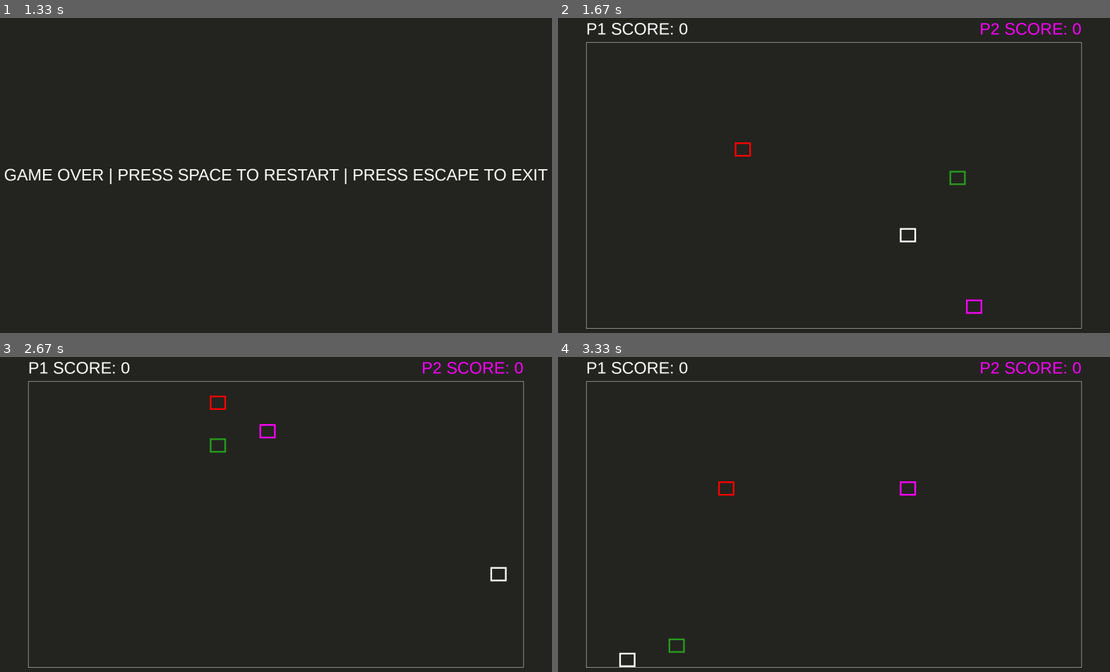
Above: before the commit, frames 1-4 (two rows, left to right).
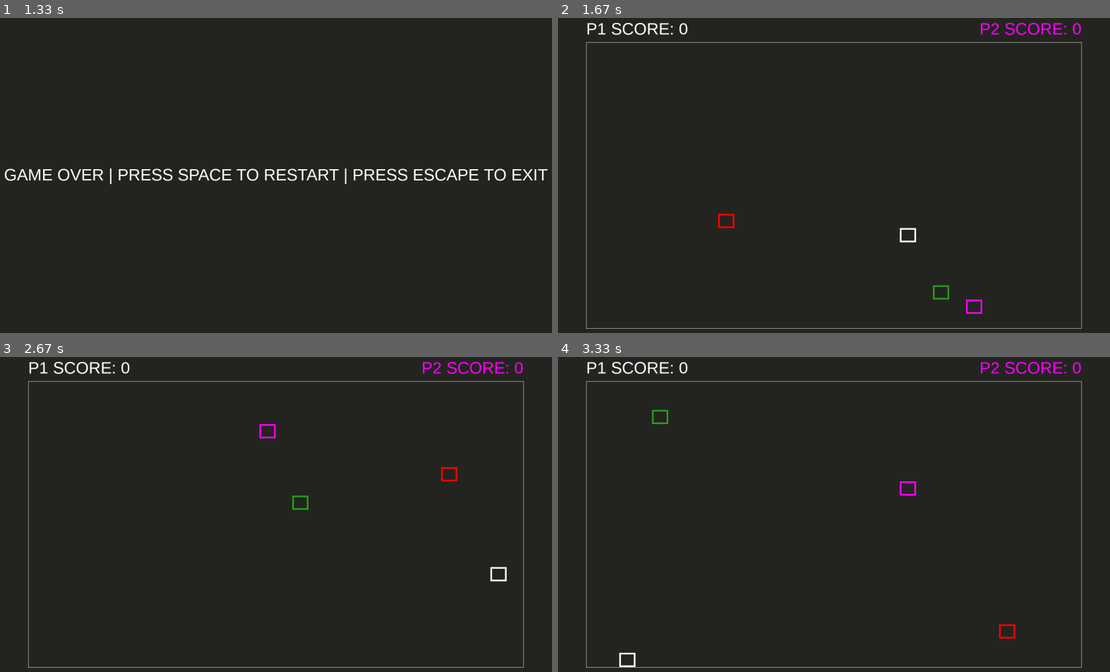
Above: after the commit, the same moments.

Repository: jorenchik/snake-pygame
Game: pygame game, started from index.py
The game is run twice, just before and just after one commit, with the same random seed, the same clock (stepped at 60 frames per second) and the same inputs.
Inputs:
- Up to frame 1 (1.33 s): tap W at 0.33, 1 s; tap A at 0.67 s
- Up to frame 2 (1.67 s): tap Space at 1.33 s
- Up to frame 3 (2.67 s): tap S at 1.67 s; hold Right 2-2.47 s; tap Space at 2.07, 2.37, 2.57 s; hold Up from 2.5 s (still down); hold W from 2.5 s (still down)
- Up to frame 4 (3.33 s): release Up at 2.8 s; release W at 2.8 s; hold Right 2.83-3.3 s; hold D 2.83-3.3 s; tap Space at 2.9, 3.2 s

Frame 1 is identical in both runs. In frame 2, 0.3% of the frame differs, in the area x 29-74%, y 39-90%; in frame 3, 0.3%, in the area x 37-83%, y 12-49%; in frame 4, 0.3%.

Commit message:
Refactor

Diff:
--- a/game.py
+++ b/game.py
@@ -18,13 +18,11 @@
     def __init__(self, isPoisonous:bool=False):
         pos = game.getRandomAvailablePos()
         self.type = 'food' if not isPoisonous else 'poison'
-        if pos:
-            self.pos = (pos[0],pos[1])
+        if pos: self.pos = (pos[0],pos[1])
         else:
             game.gameWon = True
             self.pos = (rd.randint(1,rectDims[0]-1),rd.randint(1,rectDims[1]-1))
-        self.x = game.getCoords(self.pos)[0]
-        self.y = game.getCoords(self.pos)[1]
+        self.x, self.y = game.getCoords(self.pos)[0], game.getCoords(self.pos)[1]
         self.poisonous = isPoisonous
         # Appearance
         self.rect = pg.Rect(self.x,self.y,game.playfield.rectSize[0],game.playfield.rectSize[1])
@@ -33,20 +31,15 @@
 class SnakePart():
     def __init__(self,type,snakeIndex,color,prevMoveMoment=False,pos=False,velocity=False):
         # General props
-        self.type = type
-        self.snakeIndex = snakeIndex
+        self.type, self.snakeIndex = type, snakeIndex
         # Physical props
         self.pos = (pos[0] if pos else rd.randint(1,rectDims[0]-1),pos[1] if pos else rd.randint(1,rectDims[1]-1))
-        self.prevPos = pos
-        self.prevVelocity = velocity
-        self.x = game.getCoords(self.pos)[0]
-        self.y = game.getCoords(self.pos)[1]
+        self.prevPos, self.prevVelocity = pos, velocity
+        self.x, self.y = game.getCoords(self.pos)[0], game.getCoords(self.pos)[1]
         self.velocity = pg.Vector2(4,0) if not velocity else velocity
         self.prevMoveMoment = False if not prevMoveMoment else prevMoveMoment
-        if self.velocity.length() > 0:
-            self.movementPeriod = 1/self.velocity.length()
-        else:
-            self.movementPeriod = False
+        if self.velocity.length() > 0: self.movementPeriod = 1/self.velocity.length()
+        else: self.movementPeriod = False
         # Appearance
         self.rect = pg.Rect(self.x,self.y,game.playfield.rectSize[0],game.playfield.rectSize[1])
         self.color = color
@@ -77,43 +70,31 @@
         # Clock
         self.clock = pg.time.Clock()
         self.prevTime = t.time()
-        self.now = False
         self.fps = fps
-        self.dt = False
-        self.previousDirChange = False
+        self.now,self.dt,self.previousDirChange = False,False,False
         # State fields
         self.active = True
         # Rects
-        self.sidePadding = round((1-playfieldSize[0])/2, 3)
-        self.topPadding = round((1-playfieldSize[1])/2, 3)
+        self.sidePadding, self.topPadding = round((1-playfieldSize[0])/2, 3), round((1-playfieldSize[1])/2, 3)
         self.topBorder = pg.Rect(self.SCREEN_WIDTH*self.sidePadding,self.SCREEN_HEIGHT*(self.topPadding)+self.SCREEN_HEIGHT*playfieldYOffset,self.SCREEN_WIDTH*playfieldSize[0],1)
         self.bottomBorder = pg.Rect(self.SCREEN_WIDTH*self.sidePadding,self.SCREEN_HEIGHT*(playfieldSize[1]+self.topPadding)+self.SCREEN_HEIGHT*playfieldYOffset,self.SCREEN_WIDTH*playfieldSize[0],1)
         self.leftBorder = pg.Rect(self.SCREEN_WIDTH*self.sidePadding,self.SCREEN_HEIGHT*self.topPadding+self.SCREEN_HEIGHT*playfieldYOffset,1,self.SCREEN_HEIGHT*(playfieldSize[1]))
         self.rightBorder = pg.Rect(self.SCREEN_WIDTH*(playfieldSize[0]+self.sidePadding),self.SCREEN_HEIGHT*self.topPadding+self.SCREEN_HEIGHT*playfieldYOffset,1,self.SCREEN_HEIGHT*playfieldSize[1])
         # Playfield
         self.playfield = playfield
-        self.occupiedPositions = []
-        self.availablePositions = []
+        self.occupiedPositions, self.availablePositions = [],[]
         self.getAvailablePositions()
-        # Snake parts
-        self.snakeParts = []
-        # Foods
-        self.foods = []
-        # Events
-        self.events = []
+        self.snakeParts, self.foods, self.events = [],[],[]
         # State
-        self.snakeAlive = True
-        self.gameWon = False
+        self.snakeAlive, self.gameWon = True, False
         # Score
         self.score1Pos = (self.SCREEN_WIDTH*self.sidePadding,(self.SCREEN_HEIGHT*(self.topPadding)+self.SCREEN_HEIGHT*playfieldYOffset)/2)
         self.score2Pos = (self.SCREEN_WIDTH-self.SCREEN_WIDTH*self.sidePadding,(self.SCREEN_HEIGHT*(self.topPadding)+self.SCREEN_HEIGHT*playfieldYOffset)/2)
-        self.player1Score = 0
-        self.player2Score = 0
+        self.player1Score, self.player2Score = 0, 0
     def setBackground(self):
-        if type(self.background).__name__ == 'tuple':
-            self.screen.fill(self.background)
-        if type(self.background).__name__ == 'PosixPath':
-            self.screen.blit(pg.transform.scale(pg.image.load(background), (self.SCREEN_WIDTH,self.SCREEN_HEIGHT)),(0,0))
+        if type(self.background).__name__ == 'tuple': self.screen.fill(self.background)
+        if type(self.background).__name__ == 'PosixPath': self.screen.blit(pg.transform.scale(pg.image.load(background), (self.SCREEN_WIDTH,self.SCREEN_HEIGHT)),(0,0))
+        return self
     def update(self):
         pg.display.update()
     def getEvents(self):
@@ -132,24 +113,18 @@
         return False
     def onUpdate(self):
         # Deltatime
-        self.setBackground()
-        self.clock.tick(self.fps)
+        self.setBackground().clock.tick(self.fps)
         self.now = t.time()
-        self.dt = (self.now - self.prevTime) * 1000
-        self.prevTime = self.now
+        self.prevTime, self.dt = self.now, (self.now - self.prevTime) * 1000
         # Get events
         self.events = self.getEvents()
         # Determines occupied positions on the playfield
         if self.active:
-            self.occupiedPositions = []
-            for snakePart in self.snakeParts:
-                self.occupiedPositions.append(snakePart.pos)
-            for food in self.foods:
-                self.occupiedPositions.append(food.pos)
+            self.occupiedPositions = [self.snakeParts, self.foods]
             self.getAvailablePositions()
+        return self
     def moveSnakePart(self,snakePart,pos,velocity=False):
-        snakeDead = True if len([x for x in self.snakeParts if x.alive == False]) > 0 else False
-        if not snakeDead:
+        if not self.isSnakeDead():
             if velocity:
                 if velocity.x > 0: xMove = 1
                 elif velocity.x < 0: xMove = -1
@@ -158,19 +133,18 @@
                 elif velocity.y < 0: yMove = -1
                 else: yMove = 0
             else:
-                yMove = 0
-                xMove = 0
+                yMove, xMove = 0, 0
             if (snakePart.pos[0]+xMove not in range(0, rectDims[0]) or snakePart.pos[1]+yMove not in range(0, rectDims[1])) and not portalWalls:
                 snakePart.alive = False
             else:
-                (newXPos, newYPos) = (int(pos[0]+xMove), int(pos[1]+yMove))
+                newXPos, newYPos = int(pos[0]+xMove), int(pos[1]+yMove)
                 if newXPos >= rectDims[0]: newXPos -= rectDims[0]
                 if newXPos < 0: newXPos += rectDims[0]
                 if newYPos >= rectDims[1]: newYPos -= rectDims[1]
                 if newYPos < 0: newYPos += rectDims[1]
                 snakePart.pos = (newXPos, newYPos)
                 snakeCoords = self.getCoords(snakePart.pos)
-                (snakePart.x, snakePart.y) = snakeCoords
+                snakePart.x, snakePart.y = snakeCoords
                 (snakePart.rect.x, snakePart.rect.y) = snakeCoords
                 snakePart.prevMoveMoment = t.time()
     def getCoords(self, pos):
@@ -183,7 +157,6 @@
         if pos1[0] == pos2[0] and pos1[1] == pos2[1]: return True
         else: return False
     def getAvailablePositions(self):
-        self.availablePositions = []
         for col in self.playfield.rects:
             for rect in col:
                 if rect.pos not in self.occupiedPositions:
--- a/index.py
+++ b/index.py
@@ -157,13 +157,11 @@
 # Game restart/quit screen
 def gameOver():
     while True:
-        game.onUpdate()
-        game.setBackground()
+        game.onUpdate().setBackground()
         text = game.gameOverFont.render('GAME OVER | PRESS SPACE TO RESTART | PRESS ESCAPE TO EXIT', True, white)
         game.screen.blit(text, (game.SCREEN_WIDTH/2-text.get_width()/2, game.SCREEN_HEIGHT/2-text.get_height()/2))
         if game.isQuit(): quit()
-        if game.isKey(pg.K_SPACE):
-            break
+        if game.isKey(pg.K_SPACE): break
         game.update()
 # Starting the game's main loop
 while True: main()
